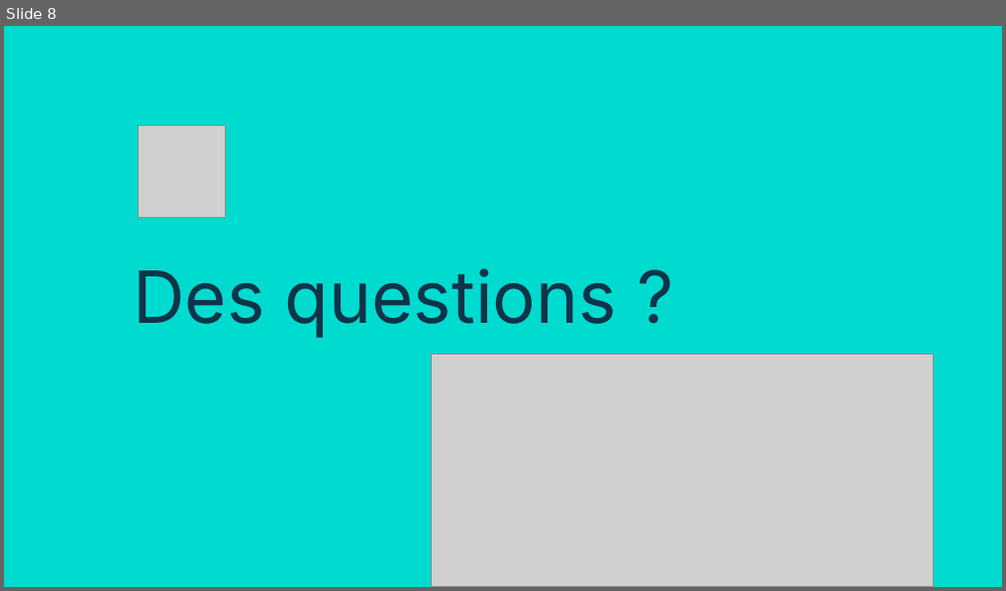
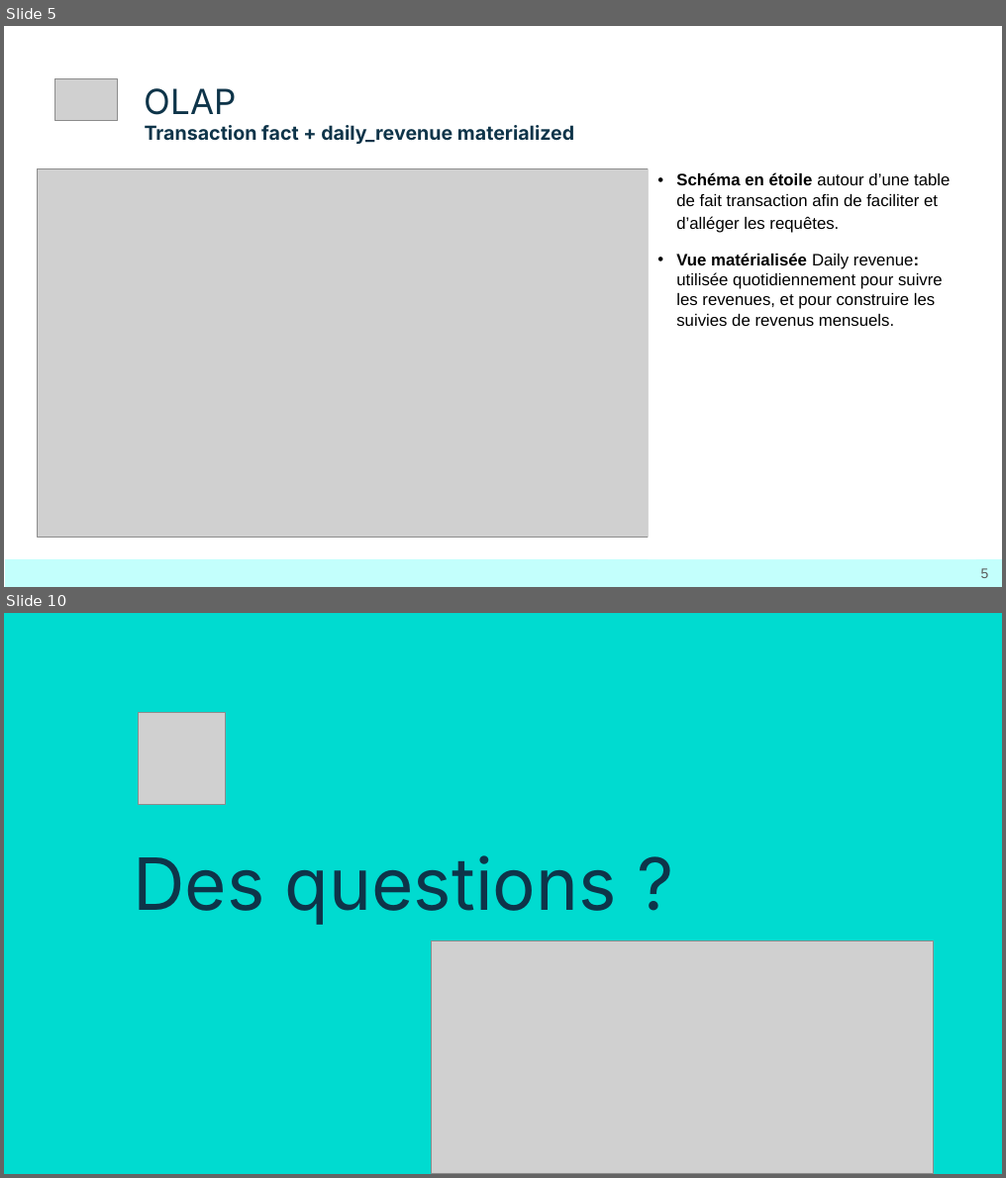
Before and after one commit to Sheikoh/Projet_Stripe, a slide deck: B2_Stripe.pptx. Shown one above the other, each under a label of ours: slide 8 before the commit, slides 5 and 10 after it; the slides between them are not shown. The pictures are 1006x591 and 1006x1178 pixels, drawn with LibreOffice and Linux fonts; fonts in the diff are those of the drawing; grey boxes stand for pictures. Boxes give left, top, right and bottom in pixels: in the first picture for what was removed or moved away, otherwise in the second. Text is boxed around its words. In the diff, an @@ line names an element or a change of style, - is before the commit and + after.

```diff
--- a/B2_Stripe.pptx
+++ b/B2_Stripe.pptx
@@ slide 5 added at (x1=4, y1=26, x2=1002, y2=587), background #FFFFFF @@
@@ picture added at (x1=54, y1=78, x2=118, y2=121) @@
@@ title added at (x1=145, y1=88, x2=237, y2=115), 25 pt, text #0E3449 @@
+OLAP
@@ text added at (x1=145, y1=125, x2=574, y2=144), 14 pt, text #0E3449, bold @@
+Transaction fact + daily_revenue materialized
@@ rectangle added at (x1=648, y1=128, x2=976, y2=560), fill #FFFFFF, 12 pt, text #000000 @@
+• Schéma en étoile autour d’une table de fait transaction afin de faciliter et d’alléger les requêtes.
+• Vue matérialisée Daily revenue: utilisée quotidiennement pour suivre les revenues, et pour construire les suivies de revenus mensuels.
@@ picture added at (x1=37, y1=169, x2=648, y2=537) @@
@@ rectangle added at (x1=5, y1=560, x2=1002, y2=586), fill #C3FFFC @@
@@ page number added at (x1=981, y1=569, x2=989, y2=578), 10 pt, text #595959 @@
+5
@@ what was slide 8 is now slide 10 @@
```
Also in this commit, not shown: 1 slide changed, 7 other slides added, 6 slides removed, 1 other file.
